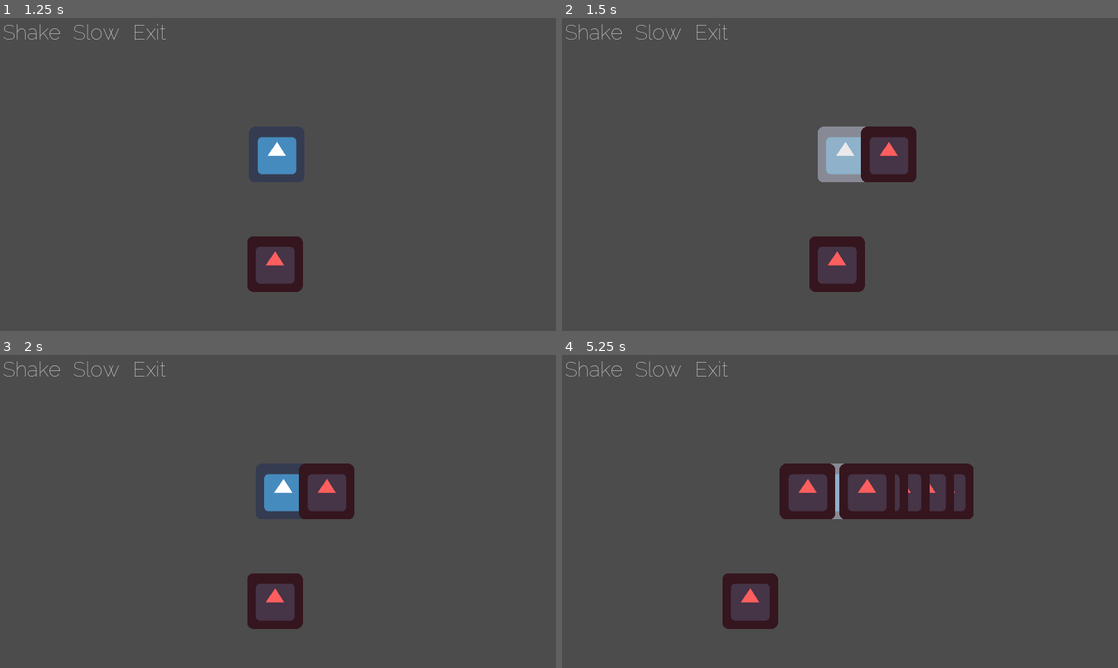
Above: before the commit, frames 1-4 (two rows, left to right).
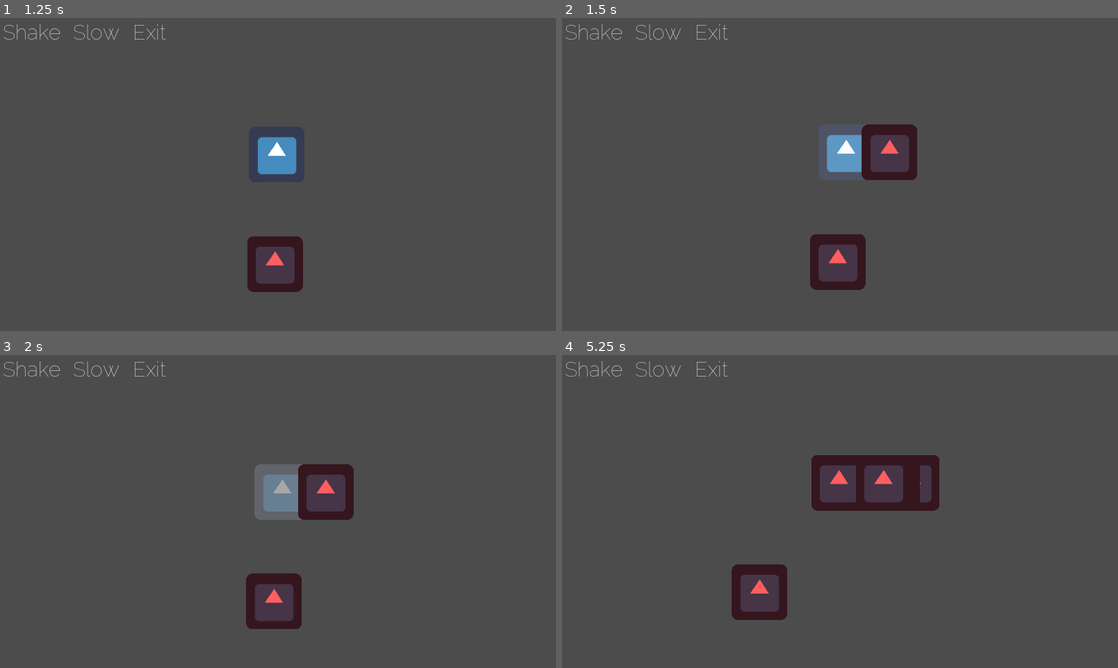
Above: after the commit, the same moments.

Repository: Dexterminator/godot-jam-template
Game: Godot game, scene res://scenes/Title/Title.tscn
The game is run twice, just before and just after one commit, with the same random seed, the same clock (stepped at 60 frames per second) and the same inputs. The engine's default icon, where the game draws it, is replaced by a stand-in: a white triangle on a blue panel in a dark square.
Inputs:
- Up to frame 1 (1.25 s): tap Enter (ui_accept) at 0.5, 0.77 s; hold D (right) from 0.53 s (still down); tap J (action1) at 0.6 s
- Up to frame 2 (1.5 s): release D (right) at 1.28 s; hold Down (ui_down) from 1.28 s (still down); tap J (action1) at 1.35 s
- Up to frame 3 (2 s): keep holding Down (ui_down); tap Enter (ui_accept) at 1.52 s
- Up to frame 4 (5.25 s): release Down (ui_down) at 2.03 s; hold D (right) 2.03-2.78 s; tap J (action1) every 0.75 s from 2.1 to 5.1 s; hold Up (ui_up) 2.78-3.53 s; tap Enter (ui_accept) at 3.02, 3.77, 4.52 s; hold A (left) 3.53-5.03 s; hold Down (ui_down) from 5.03 s (still down)

Frame 1 is identical in both runs. In frame 2, 2.0% of the frame differs, in the area x 44-64%, y 34-88%; in frame 3, 1.7%; in frame 4, 6.6%, in the area x 28-74%, y 32-88%.

Commit message:
Shake and slow in player state

Diff:
--- a/entities/player/flashing.gd
+++ b/entities/player/flashing.gd
@@ -14,6 +14,8 @@
 	tween.tween_property(o.sprite, "material:shader_param/flash_strength", 0.0, 0.3)
 	tween.tween_callback(self, "_hello")
 	Utils.spawn(Enemy, o.global_position + Vector2.RIGHT * 100)
+	Shake.add_trauma(0.7)
+	Slowdown.start(0.2)
 	print(Utils.random_choice([1,2,3]))
 
 func update(delta):
--- a/scenes/Main/Main.tscn
+++ b/scenes/Main/Main.tscn
@@ -44,9 +44,6 @@
 margin_bottom = 40.0
 theme = SubResource( 1 )
 custom_constants/separation = 18
-__meta__ = {
-"_edit_use_anchors_": false
-}
 
 [node name="ShakeButton" type="Button" parent="CanvasLayer/VBoxContainer"]
 margin_right = 145.0
